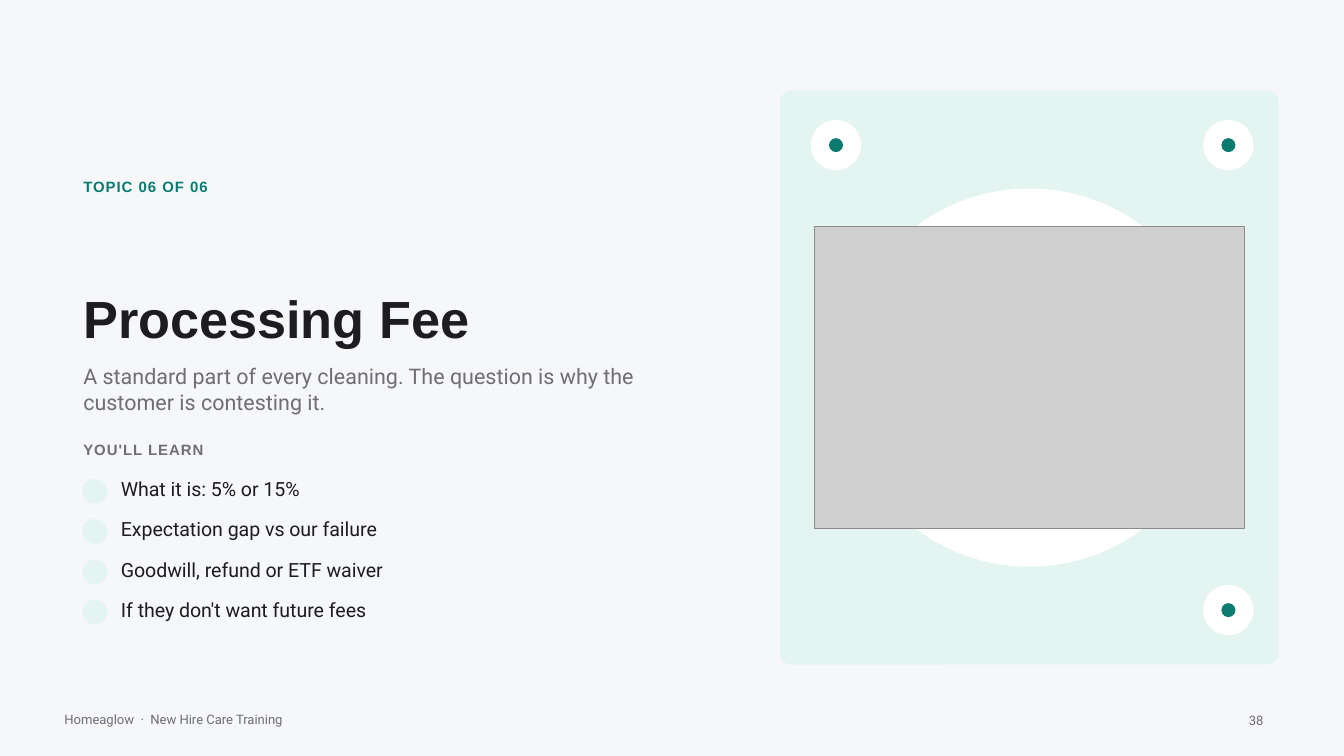
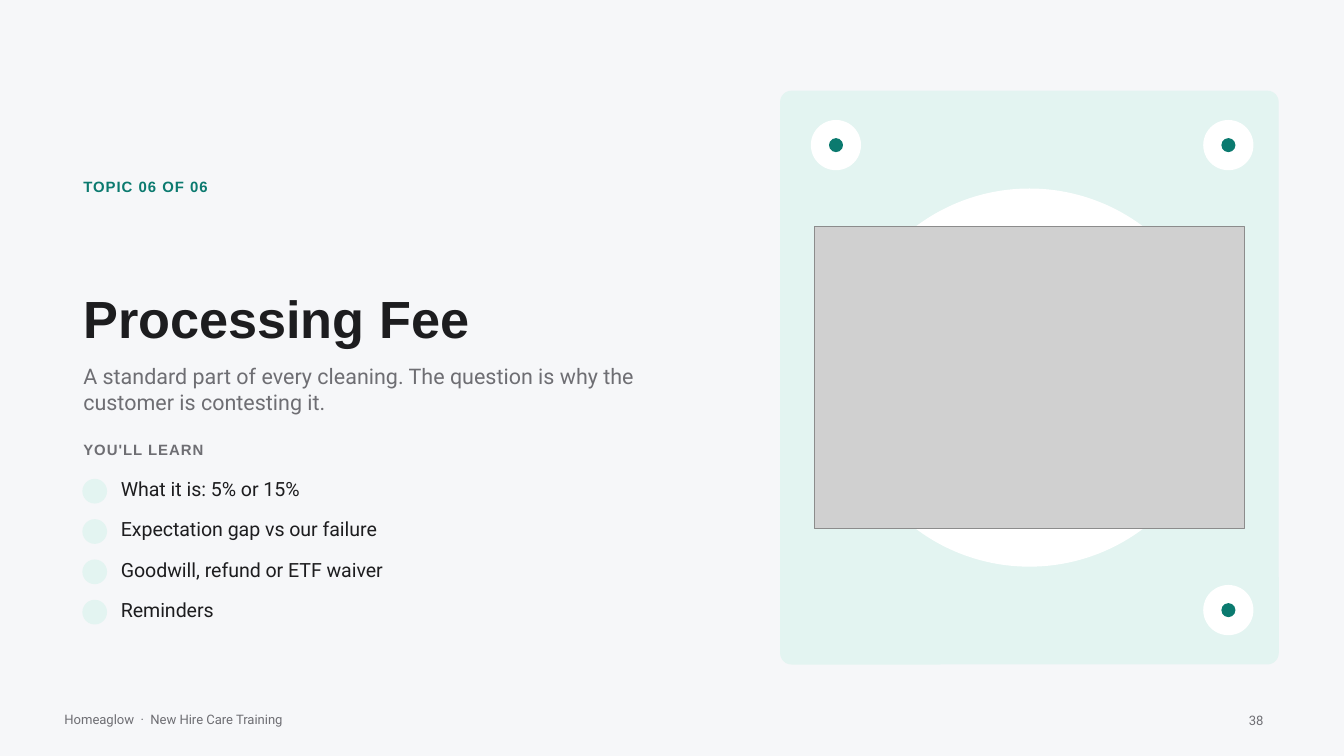
Before and after one commit to anjulimichelle/training, a slide deck: slide 38 of incorrect-info-lmc-lockout/incorrect-info-lmc-lockout.pptx. Drawn at 1344x756 pixels with LibreOffice and Linux fonts; fonts in the diff are those of the drawing; grey boxes stand for pictures; background and template pictures are left out. Boxes give left, top, right and bottom in pixels: in the first picture for what was removed or moved away, otherwise in the second. Text is boxed around its words. In the diff, an @@ line names an element or a change of style, - is before the commit and + after.

```diff
--- a/incorrect-info-lmc-lockout/incorrect-info-lmc-lockout.pptx
+++ b/incorrect-info-lmc-lockout/incorrect-info-lmc-lockout.pptx
@@ text at <box>121,602,214,617</box>: text changed @@
-If they don't want future fees
+Reminders
```
Also in this commit, not shown: 2 other slides changed, 1 other file.
